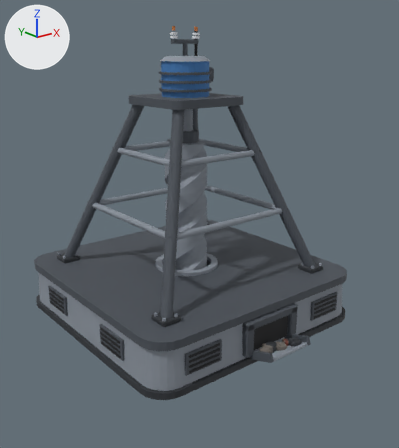
Before and after pictures for a commit that changed the glTF model export/unity/foreuse_electrique_t2.glb.
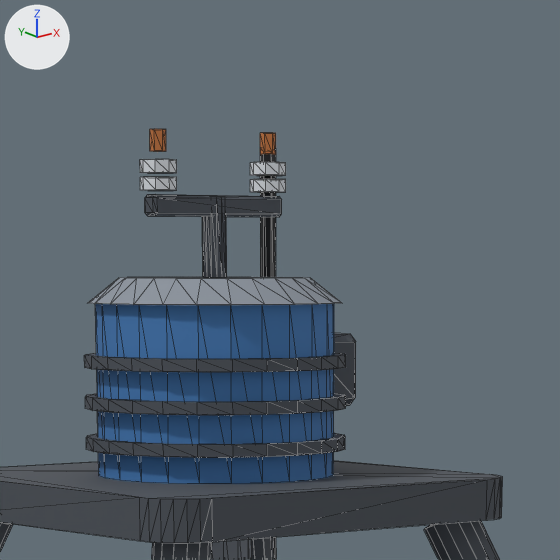
The first picture shows the older version from a camera (50 mm lens) standing at (-2.63, -3.47, 2.12) and looking at (0.01, -0.16, 0.79). The close-ups show the older and then the newer version on the part from 35% to 64% of the width and 0% to 25% of the height of that picture. Only the edits that show in the close-ups are written down. Every picture has the same lights, and +X, +Y and +Z are marked at upper left. The close-ups show mesh edges as thin lines. Vertices at exactly the same position are counted once.

Names of what the first close-up shows: 'foret_arbre.004', 'isolateur_-0.17_0.002', 'isolateur_-0.17_1.002', 'isolateur_0.17_0.002', 'isolateur_0.17_1.002', 'isolateur_tete_-0.002', 'isolateur_tete_0.002', 'moteur.004', 'moteur_ailette_0.004', 'moteur_ailette_1.004', 'moteur_ailette_2.004', 'moteur_boitier.004', 'moteur_chapeau.002', 'pieces_acier_sombre.008', 'pieces_noir.008', 'plateau.004'.
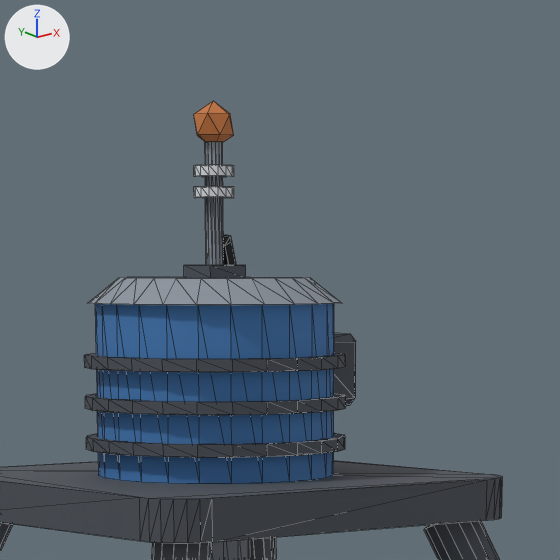
Location of each change, [x1, y1, x2, y2] in pixels of the close-ups (560 x 560 px; the box of a moved part takes in the faces that stretch with it):
'pieces_acier_sombre.008', reshaped: before [0, 194, 500, 560]; after [0, 265, 500, 560]
'pieces_acier.008', reshaped (not visible before): after [205, 142, 224, 265]
'pieces_noir.008', reshaped (mostly hidden afterwards): before [260, 148, 276, 560]; after [223, 234, 276, 560]
'pieces_cuivre.006', added (orange): after [194, 101, 234, 142]
'pieces_blanc.006', added: after [194, 165, 234, 198]
'isolateur_-0.17_0.002', deleted: before [140, 177, 177, 191]
'isolateur_-0.17_1.002', deleted: before [140, 159, 177, 173]
'isolateur_0.17_1.002', deleted: before [250, 162, 286, 176]
'isolateur_0.17_0.002', deleted: before [250, 179, 286, 192]
'isolateur_tete_-0.002', deleted: before [150, 129, 166, 151]
'isolateur_tete_0.002', deleted: before [260, 133, 276, 154]
part 2 of me_pieces_acier_sombre_023, deleted: before [145, 194, 282, 217]
part 3 of me_pieces_acier_sombre_023, reshaped: before [202, 197, 227, 278]; after [184, 265, 246, 278]
part 4 of me_pieces_noir_023, moved or reshaped: before [260, 148, 276, 277]; after [223, 234, 236, 265]

The change in detail:
me_pieces_acier_023 is used by ob_pieces_acier_008; location (0.0, 0.0, 0.0).
me_pieces_acier_023 had 376 vertices, 652 faces and spanned x -0.79..0.79, y -1.19..0.79, z 0.03..1.38.
me_pieces_acier_023 now has 404 vertices, 704 faces and spans x -0.79..0.79, y -1.19..0.79, z 0.03..2.28.
me_pieces_acier_023 part 1: a new loose piece, a 14-sided cylinder along z spanning x -0.013..0.013, y -0.013..0.013, z 2.098..2.275, in mat_acier (grey #8a929c).
me_pieces_acier_sombre_023 is used by ob_pieces_acier_sombre_008; location (0.0, 0.0, 0.0).
me_pieces_acier_sombre_023 had 540 vertices, 972 faces and spanned x -0.99..0.99, y -1.2..0.99, z 0.03..2.2.
me_pieces_acier_sombre_023 now has 496 vertices, 888 faces and spans x -0.99..0.99, y -1.2..0.99, z 0.03..2.1.
me_pieces_acier_sombre_023 part 2: the loose piece of 24 vertices spanning x -0.12..0.12, y -0.02..0.02, z 2.17..2.2 is deleted.
Part 3, on me_pieces_acier_sombre_023:
23 vertices are removed from x -0.02..0.02, y -0.02..0.02, z 2.08..2.2.
51 faces are deleted.
5 vertices move from x 0.0..0.02, y 0.0..0.02, z 2.08..2.2 to x -0.03..0.03, y -0.03..0.03, z 2.08..2.1.
3 vertices are added at (-0.03, -0.03, 2.1), (0.03, 0.03, 2.08), (0.03, 0.03, 2.1).
11 new faces join them.
me_pieces_noir_023 is used by ob_pieces_noir_008; location (0.0, 0.0, 0.0).
Before the commit, vertices of me_pieces_noir_023: 256 (0.09, 0.0, 2.26) at pixel (263, 151), 264 (0.11, 0.01, 2.28), 266 (0.1, 0.01, 2.27) at pixel (260, 147).
me_pieces_noir_023 had 304 vertices, 464 faces and spanned x -0.99..0.99, y -0.99..0.99, z 0.14..2.28.
me_pieces_noir_023 now has 304 vertices, 464 faces and spans x -0.99..0.99, y -0.99..0.99, z 0.14..2.14.
Part 4, on me_pieces_noir_023:
Vertices 256, 264, 266 of me_pieces_noir_023 move by (-0.08, 0.0, -0.13).
Vertex 258 of me_pieces_noir_023 moves from (0.1, -0.01, 2.26) at pixel (270, 151) to (0.01, -0.01, 2.13) at pixel (224, 245).
Vertex 260 of me_pieces_noir_023 moves from (0.11, -0.01, 2.27) at pixel (275, 148) to (0.02, -0.01, 2.13) at pixel (231, 241).
Vertex 262 of me_pieces_noir_023 moves from (0.11, 0.0, 2.27) to (0.03, 0.0, 2.14) at pixel (230, 235).
Mesh me_pieces_cuivre_007 is new.
It is an icosphere of 20 faces spanning x -0.03..0.03, y -0.0285..0.0285, z 2.2662..2.3333.
It uses material mat_cuivre (orange #c4743b).
Mesh me_pieces_blanc_009 is new.
It consists of a 14-sided cylinder along z spanning x -0.0297..0.0297, y -0.0305..0.0305, z 2.196..2.2112; a 14-sided cylinder along z spanning x -0.0297..0.0297, y -0.0305..0.0305, z 2.2265..2.2418.
It uses material mat_blanc (white #dfe3e8).
Object 'isolateur_0.17_0.002' (ob_isolateur_0_17_0_002) is deleted.
Object 'isolateur_0.17_1.002' (ob_isolateur_0_17_1_002) is deleted.
Object 'isolateur_-0.17_0.002' (ob_isolateur__0_17_0_002) is deleted.
Object 'isolateur_-0.17_1.002' (ob_isolateur__0_17_1_002) is deleted.
Object 'isolateur_tete_0.002' (ob_isolateur_tete_0_002) is deleted.
Object 'isolateur_tete_-0.002' (ob_isolateur_tete__0_002) is deleted.
Object 'pieces_cuivre.006' (ob_pieces_cuivre_006) is new; it shows me_pieces_cuivre_007.
Its location is (0.0, 0.0, 0.0).
Object 'pieces_blanc.006' (ob_pieces_blanc_006) is new; it shows me_pieces_blanc_009.
Its location is (0.0, 0.0, 0.0).
